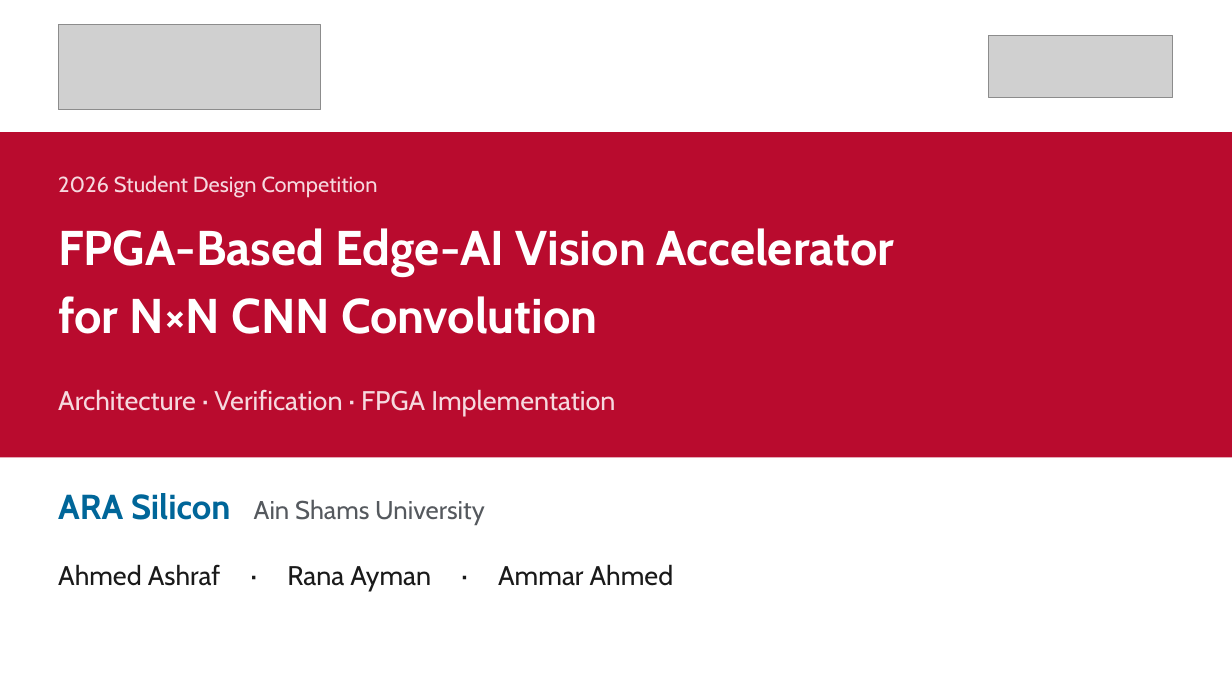
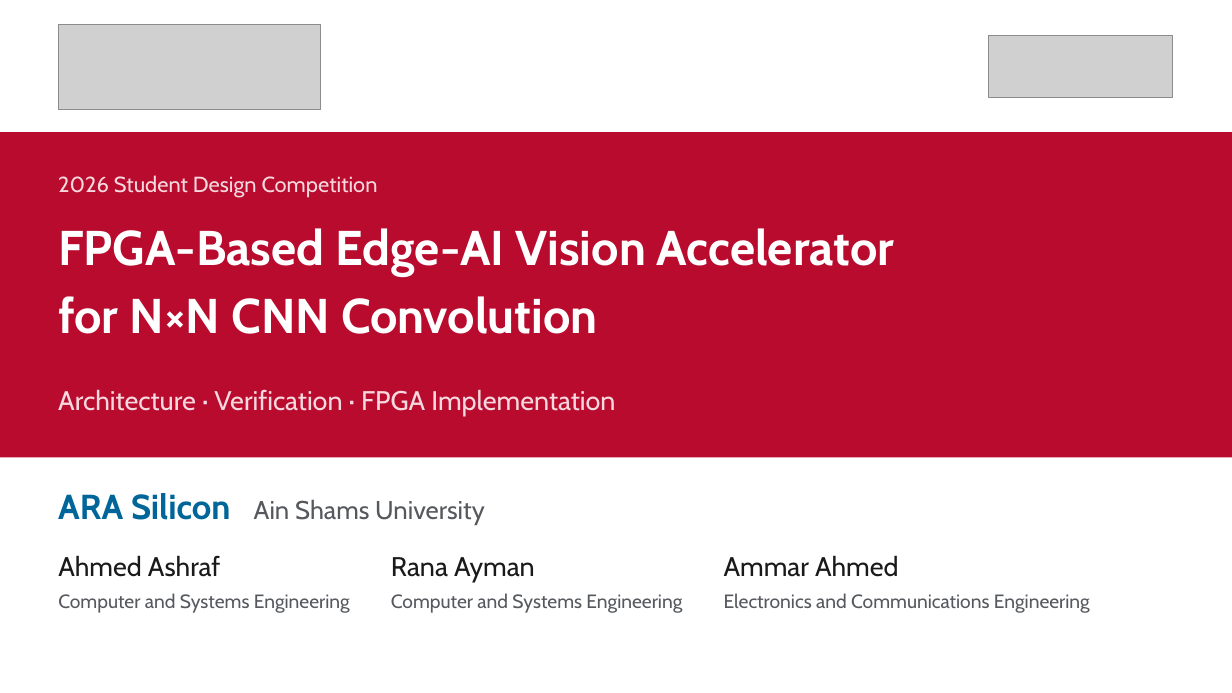
Before and after one commit to AshrafByte/FPGA-CNN-Accelerator, a slide deck: slide 1 of docs/presentation/slides.pptx. Drawn at 1232x693 pixels with LibreOffice and Linux fonts; fonts in the diff are those of the drawing; grey boxes stand for pictures. Boxes give left, top, right and bottom in pixels: in the first picture for what was removed or moved away, otherwise in the second. Text is boxed around its words. In the diff, an @@ line names an element or a change of style, - is before the commit and + after.

Commit message:
edit presentation

```diff
--- a/docs/presentation/slides.pptx
+++ b/docs/presentation/slides.pptx
@@ text added at (x1=58, y1=555, x2=221, y2=577), 21 pt, text #1A1A1A @@
+Ahmed Ashraf
@@ text at (x1=391, y1=557, x2=535, y2=583): text changed @@
-Ahmed Ashraf · Rana Ayman · Ammar Ahmed
+Rana Ayman
@@ text added at (x1=724, y1=555, x2=899, y2=577), 21 pt, text #1A1A1A @@
+Ammar Ahmed
@@ text added at (x1=58, y1=593, x2=350, y2=613), 15 pt, text #55595E @@
+Computer and Systems Engineering
@@ text added at (x1=391, y1=593, x2=682, y2=613), 15 pt, text #55595E @@
+Computer and Systems Engineering
@@ text added at (x1=724, y1=593, x2=1090, y2=613), 15 pt, text #55595E @@
+Electronics and Communications Engineering
```
Also in this commit, not shown: 3 other files.
